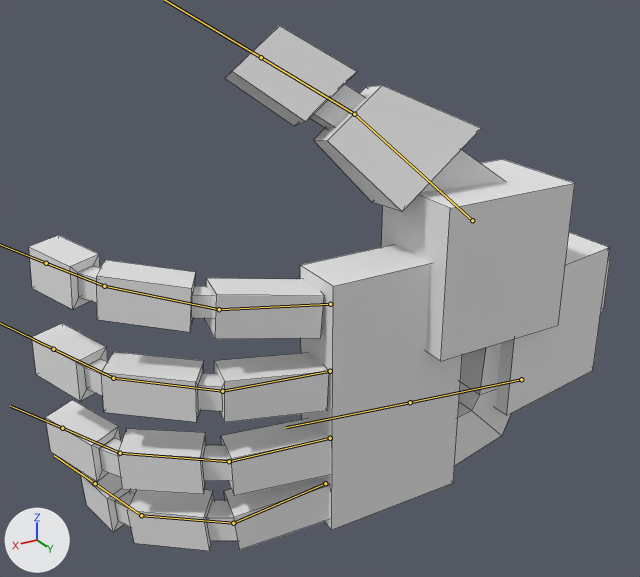
Before and after pictures for a commit that changed the FBX model Assets/Objects/handRobot/handRobot.fbx.
Camera for both pictures: a camera (50 mm lens) standing at (0.127, 0.192, 0.125) and looking at (-0.014, -0.042, 0.008). Every picture has the same lights, and +X, +Y and +Z are marked at lower left. Both versions are drawn at frame 15 of the action 'ArmatureHand|ArmatureHandAction'; the numbers are the values there. The bones that bend it are drawn over the model as lines. Mesh edges are drawn as thin lines.
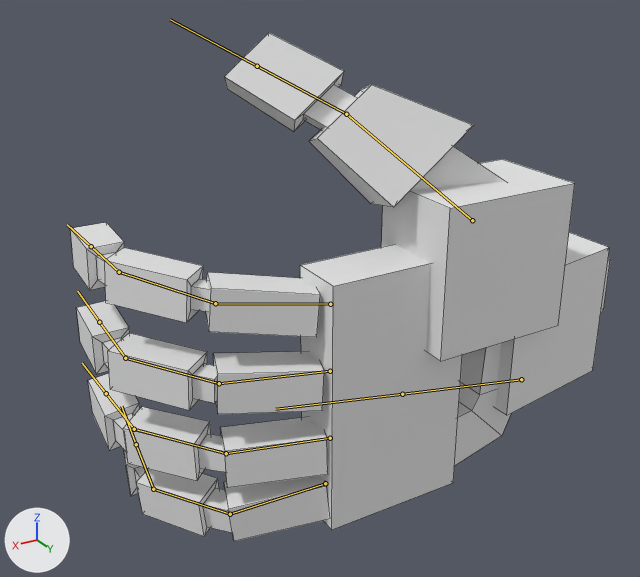
What differs and where, as boxes (x1, y1, x2, y2) in the pictures (640 x 577 px):
'Cube', posed (9% narrower)
    before: (29, 26, 505, 551)
    after: (70, 33, 505, 541)
bone 'Bone.001', root to tip
    before: (330, 371) to (222, 391)
    after: (330, 371) to (219, 383)
bone 'Bone.002', root to tip
    before: (222, 391) to (113, 378)
    after: (219, 383) to (125, 358)
bone 'Bone.003', root to tip
    before: (113, 378) to (53, 349)
    after: (125, 358) to (99, 322)
bone 'Bone.004', root to tip
    before: (330, 304) to (219, 309)
    after: (330, 304) to (215, 303)
bone 'Bone.005', root to tip
    before: (219, 309) to (104, 286)
    after: (215, 303) to (119, 272)
bone 'Bone.006', root to tip
    before: (104, 286) to (46, 263)
    after: (119, 272) to (91, 246)
bone 'Bone.007', root to tip
    before: (330, 438) to (229, 461)
    after: (330, 438) to (226, 453)
bone 'Bone.008', root to tip
    before: (229, 461) to (120, 453)
    after: (226, 453) to (134, 429)
bone 'Bone.009', root to tip
    before: (120, 453) to (62, 428)
    after: (134, 429) to (106, 393)
bone 'Bone.010', root to tip
    before: (325, 483) to (233, 523)
    after: (325, 483) to (230, 514)
bone 'Bone.011', root to tip
    before: (233, 523) to (141, 515)
    after: (230, 514) to (153, 489)
bone 'Bone.012', root to tip
    before: (141, 515) to (95, 483)
    after: (153, 489) to (136, 444)
bone 'Bone.014', root to tip
    before: (472, 220) to (354, 114)
    after: (472, 220) to (346, 114)
bone 'Bone.015', root to tip
    before: (354, 114) to (261, 57)
    after: (346, 114) to (257, 66)

The change in detail:
Bone 'Bone.001' (bone_bone_001) turns from (8, 0, 0) to (16, 0, 0) degrees about its own x, y and z.
Bone 'Bone.002' (bone_bone_002) turns from (8, 0, 0) to (16, 0, 0) degrees about its own x, y and z.
Bone 'Bone.003' (bone_bone_003) turns from (8, 0, 0) to (16, 0, 0) degrees about its own x, y and z.
Bone 'Bone.004' (bone_bone_004) turns from (8, 0, 0) to (16, 0, 0) degrees about its own x, y and z.
Bone 'Bone.005' (bone_bone_005) turns from (8, 0, 0) to (16, 0, 0) degrees about its own x, y and z.
Bone 'Bone.006' (bone_bone_006) turns from (8, 0, 0) to (16, 0, 0) degrees about its own x, y and z.
Bone 'Bone.007' (bone_bone_007) turns from (8, 0, 0) to (16, 0, 0) degrees about its own x, y and z.
Bone 'Bone.008' (bone_bone_008) turns from (8, 0, 0) to (16, 0, 0) degrees about its own x, y and z.
Bone 'Bone.009' (bone_bone_009) turns from (8, 0, 0) to (16, 0, 0) degrees about its own x, y and z.
Bone 'Bone.010' (bone_bone_010) turns from (8, 0, 0) to (16, 0, 0) degrees about its own x, y and z.
Bone 'Bone.011' (bone_bone_011) turns from (8, 0, 0) to (16, 0, 0) degrees about its own x, y and z.
Bone 'Bone.012' (bone_bone_012) turns from (8, 0, 0) to (16, 0, 0) degrees about its own x, y and z.
Bone 'Bone.014' (bone_bone_014) turns from (8, 0, 0) to (16, 0, 0) degrees about its own x, y and z.
Bone 'Bone.015' (bone_bone_015) turns from (8, 0, 0) to (16, 0, 0) degrees about its own x, y and z.
